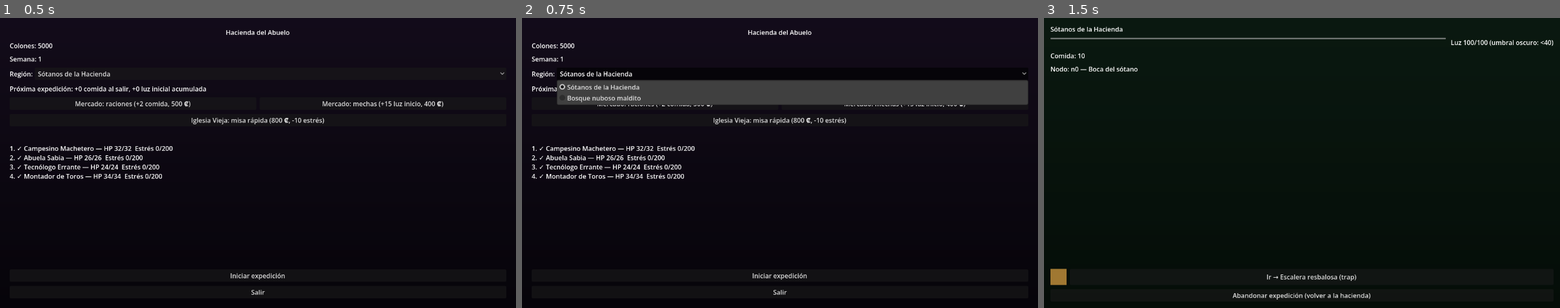
Above: before the commit, frames 1-3 (left to right).
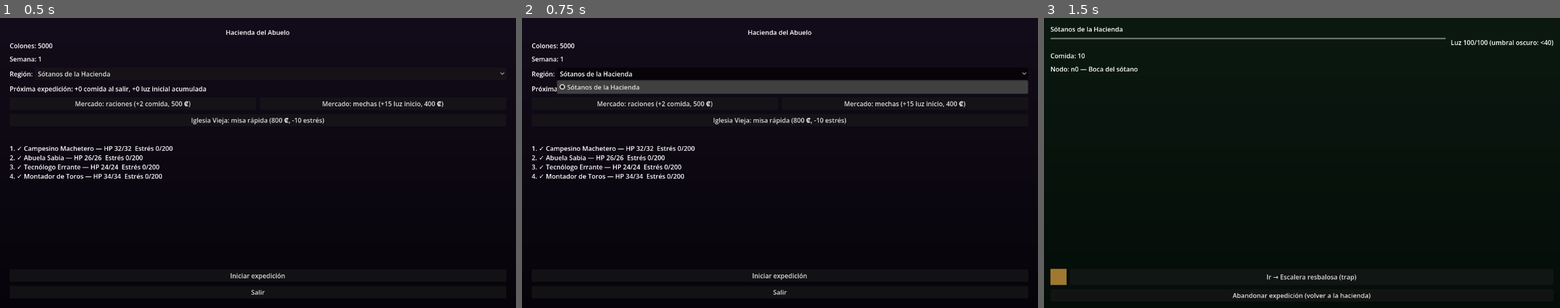
Above: after the commit, the same moments.

Repository: betexcr/darkest-tico
Game: Godot game, scene res://scenes/bootstrap/main.tscn
Same seed, same stepped clock (60 frames per second), same inputs: the game is played once before the commit and once after it.
Inputs:
- Up to frame 1 (0.5 s): no input
- Up to frame 2 (0.75 s): click "Sótanos de la Hacienda" at 0.5 s
- Up to frame 3 (1.5 s): click "Iniciar expedición" at 1.25 s

Frame 1 is identical in both runs. In frame 2, 3.4% of the frame differs, in the area x 6-99%, y 26-30%; in frame 3, nothing differs.

Commit message:
P2-07, P2-04, P4-03a: hide Bosque, approved Sótanos roster, local art generator
- Bosque deferred to Alpha: hub picker reads GameState.PLAYABLE_REGIONS;
  saves pointing at Bosque fall back to Sótanos
- docs/05 §2.6: owner-approved Sótanos enemy roster with data ids
- tools/sd_local.py + tools/art_manifest.json: batch art generation with
  diffusers (CPU ok), one style source shared with sd_export.py
- validate_data.py checks the art manifest

Co-Authored-By: Claude Opus 5.5 <noreply@anthropic.com>
Claude-Session: https://claude.ai/code/session_01Cq1nngxamBaEXzwsTjzGY7

Diff:
--- a/scripts/autoload/game_state.gd
+++ b/scripts/autoload/game_state.gd
@@ -20,6 +20,12 @@
 
 const DEFAULT_REGION_PATH := "res://data/regions/sotanos.json"
 const BOSQUE_REGION_PATH := "res://data/regions/bosque.json"
+
+## Regions offered in the hub picker. Bosque is built but deferred to the Alpha phase (owner decision 2026-11-06).
+## To re-enable it, add {"path": BOSQUE_REGION_PATH, "name": "Bosque nuboso maldito"}.
+const PLAYABLE_REGIONS := [
+	{"path": DEFAULT_REGION_PATH, "name": "Sótanos de la Hacienda"},
+]
 
 
 
@@ -541,6 +547,13 @@
 
 
 
+func is_region_playable(path: String) -> bool:
+	for r in PLAYABLE_REGIONS:
+		if str(r["path"]) == path:
+			return true
+	return false
+
+
 func apply_save_data(data: Dictionary) -> void:
 
 	colones = int(data.get("colones", colones))
@@ -549,6 +562,10 @@
 
 	selected_mission_region_path = str(data.get("selected_mission_region_path", DEFAULT_REGION_PATH))
 
+	if not is_region_playable(selected_mission_region_path):
+
+		selected_mission_region_path = DEFAULT_REGION_PATH
+
 	hub_pending_food = int(data.get("hub_pending_food", 0))
 
 	hub_pending_light_bonus = int(data.get("hub_pending_light_bonus", 0))
--- a/scripts/hacienda/hacienda_hub.gd
+++ b/scripts/hacienda/hacienda_hub.gd
@@ -14,8 +14,8 @@
 func _ready() -> void:
 	_try_optional_hub_ambient()
 	_region_option.clear()
-	_region_option.add_item("Sótanos de la Hacienda")
-	_region_option.add_item("Bosque nuboso maldito")
+	for r in GameState.PLAYABLE_REGIONS:
+		_region_option.add_item(str(r["name"]))
 	_region_option.item_selected.connect(_on_region_selected)
 	$VBox/BtnStart.pressed.connect(_on_start_pressed)
 	$VBox/BtnQuit.pressed.connect(_on_quit_pressed)
@@ -29,15 +29,16 @@
 
 func _sync_region_option_from_state() -> void:
 	var p: String = GameState.selected_mission_region_path
-	if p == GameState.BOSQUE_REGION_PATH:
-		_region_option.select(1)
-	else:
-		_region_option.select(0)
+	for i in GameState.PLAYABLE_REGIONS.size():
+		if str(GameState.PLAYABLE_REGIONS[i]["path"]) == p:
+			_region_option.select(i)
+			return
+	_region_option.select(0)
 
 
 func _on_region_selected(idx: int) -> void:
-	if idx == 1:
-		GameState.selected_mission_region_path = GameState.BOSQUE_REGION_PATH
+	if idx >= 0 and idx < GameState.PLAYABLE_REGIONS.size():
+		GameState.selected_mission_region_path = str(GameState.PLAYABLE_REGIONS[idx]["path"])
 	else:
 		GameState.selected_mission_region_path = GameState.DEFAULT_REGION_PATH
 	_hub_status.text = ""
--- /dev/null
+++ b/tools/art_manifest.json
@@ -0,0 +1,79 @@
+{
+  "_doc": "Single source of truth for generated art. Used by tools/sd_local.py (diffusers, no server) and mirrors the style used by tools/sd_export.py (A1111 API). Edit a subject or seed, then regenerate that id with --only.",
+  "model": "Lykon/dreamshaper-8",
+  "sampler": "DPM++ 2M Karras",
+  "steps": 25,
+  "cfg_scale": 7.0,
+  "prompt_template": "dark fantasy painting, {subject}, {style}",
+  "style_suffix": "dark gothic oil painting, folk horror, dramatic candlelight, deep black shadows, muted earthy colors, painterly brushstrokes, game art",
+  "negative_prompt": "photograph, portrait photography, white background, sketch, pen drawing, lineart, signature, watermark, text, logo, photo, photorealistic, 3d render, anime, cartoon, blurry, lowres, deformed face, extra limbs, extra fingers, frame, border",
+  "assets": [
+    {"id": "portrait_campesino", "out": "assets/portraits/campesino.png", "size": [512, 512], "seed": 1101,
+     "subject": "portrait of a weathered Costa Rican farm worker, machete resting on his shoulder, straw hat, sweat-stained work shirt, determined face, lantern light, dark background"},
+    {"id": "portrait_montador", "out": "assets/portraits/montador.png", "size": [512, 512], "seed": 1102,
+     "subject": "portrait of a fearless Costa Rican bull rider, cowboy hat, coiled rope in hand, bruised cheek, dusty denim shirt, lantern light, dark background"},
+    {"id": "portrait_abuela", "out": "assets/portraits/abuela.png", "size": [512, 512], "seed": 1103,
+     "subject": "portrait of a wise elderly grandmother healer, knitted shawl, holding a clay bowl of steaming soup with herbs, kind but stern eyes, candle light, dark background"},
+    {"id": "portrait_tecnologo", "out": "assets/portraits/tecnologo.png", "size": [512, 512], "seed": 1104,
+     "subject": "portrait of a young wandering tinkerer, brass goggles on forehead, homemade drone parts and cables on his shoulders, patched jacket, curious face, lantern light, dark background"},
+    {"id": "portrait_guachiman", "out": "assets/portraits/guachiman.png", "size": [512, 512], "seed": 1105,
+     "subject": "portrait of an old retired night watchman, faded security guard uniform and cap, flashlight and whistle, grey mustache, tired vigilant eyes, lantern light, dark background"},
+    {"id": "portrait_medica_josefina", "out": "assets/portraits/medica_josefina.png", "size": [512, 512], "seed": 1106,
+     "subject": "portrait of a stern middle-aged rural doctor woman, worn white coat, stethoscope around her neck, leather medical bag, hair in a tight bun, composed expression, lantern light, dark background"},
+    {"id": "portrait_curandero", "out": "assets/portraits/curandero.png", "size": [512, 512], "seed": 1107,
+     "subject": "portrait of a dignified elderly folk healer, wide-brimmed straw hat, bundle of dried herbs releasing smoke, calm wise face, candle light, dark background"},
+    {"id": "portrait_exorcista", "out": "assets/portraits/exorcista.png", "size": [512, 512], "seed": 1108,
+     "subject": "portrait of a neighborhood exorcist, worn long black coat, wooden rosary and a glass bottle of holy water, nervous but brave expression, candle light, dark background"},
+
+    {"id": "enemy_espanto", "out": "assets/enemies/espanto.png", "size": [512, 512], "seed": 2101,
+     "subject": "gaunt pale ghost in tattered old-fashioned clothes emerging from a stone cellar wall, hollow glowing eyes, reaching hands, creature, dark background"},
+    {"id": "enemy_sombra_cuadrilla", "out": "assets/enemies/sombra_cuadrilla.png", "size": [512, 512], "seed": 2102,
+     "subject": "shadow silhouette of a cursed farm laborer made of smoke and darkness, holding a rusted hoe, glowing ember eyes, creature, dark background"},
+    {"id": "enemy_peon_penado", "out": "assets/enemies/peon_penado.png", "size": [512, 512], "seed": 2103,
+     "subject": "hulking undead hacienda laborer in rotten rags wrapped in rusty chains, heavy sack on his back, grim grey face, creature, dark background"},
+    {"id": "enemy_mandador_en_pena", "out": "assets/enemies/mandador_en_pena.png", "size": [512, 512], "seed": 2104,
+     "subject": "ghost of a cruel plantation overseer, long dark coat, whip in one hand and a ledger book in the other, pale glowing skin, sneering, creature, dark background"},
+    {"id": "enemy_rata_de_troje", "out": "assets/enemies/rata_de_troje.png", "size": [512, 512], "seed": 2105,
+     "subject": "two monstrous diseased rats in a grain barn, matted fur, red eyes, bloody yellow teeth, creatures, dark background"},
+    {"id": "enemy_murcielago_bodega", "out": "assets/enemies/murcielago_bodega.png", "size": [512, 512], "seed": 2106,
+     "subject": "huge cave bat with tattered leathery wings spread wide, glowing eyes, fangs, diving out of darkness, creature, dark background"},
+    {"id": "enemy_monaguillo_porton", "out": "assets/enemies/monaguillo_porton.png", "size": [512, 512], "seed": 2107,
+     "subject": "cult acolyte in a dark red hooded robe holding a candle and a smoking censer, chanting, eerie blank white eyes, creature, dark background"},
+    {"id": "enemy_vigia_porton", "out": "assets/enemies/vigia_porton.png", "size": [512, 512], "seed": 2108,
+     "subject": "hooded cult scout crouching with a lantern and a brass spyglass, red sash, sinister grin, dark background"},
+    {"id": "enemy_susurro_aljibe", "out": "assets/enemies/susurro_aljibe.png", "size": [512, 512], "seed": 2109,
+     "subject": "translucent whispering spirit rising from an old stone water cistern, long dripping hair covering the face, mouth open, ghost, dark background"},
+    {"id": "enemy_duende_sotano", "out": "assets/enemies/duende_sotano.png", "size": [512, 512], "seed": 2110,
+     "subject": "small mischievous gnome-like duende with an oversized pointed hat, clutching stolen gold coins, grinning in the shadows, creature, dark background"},
+    {"id": "enemy_sirviente_ahogado", "out": "assets/enemies/sirviente_ahogado.png", "size": [512, 512], "seed": 2111,
+     "subject": "drowned servant zombie in a waterlogged old butler uniform, bloated pale skin, water dripping, empty eyes, creature, dark background"},
+    {"id": "enemy_cadejo_negro", "out": "assets/enemies/cadejo_negro.png", "size": [512, 512], "seed": 2112,
+     "subject": "enormous shaggy black dog with glowing red eyes dragging broken chains, menacing stance, folklore beast, creature, dark background"},
+    {"id": "enemy_mayordomo_hundido", "out": "assets/enemies/mayordomo_hundido.png", "size": [512, 512], "seed": 2113,
+     "subject": "towering drowned butler, ornate rotting tailcoat, tarnished silver tray, unnaturally long fingers, seaweed and dripping water, commanding sinister presence, boss creature, dark background"},
+    {"id": "enemy_nuboso_spectre", "out": "assets/enemies/nuboso_spectre.png", "size": [512, 512], "seed": 2114,
+     "subject": "mist specter of the cloud forest made of fog and hanging moss, long thin arms, faint glowing face, ghost, dark background"},
+    {"id": "enemy_segua_boss", "out": "assets/enemies/segua_boss.png", "size": [512, 512], "seed": 2115,
+     "subject": "folklore horror figure with a horse skull for a head, long black hair, flowing pale dress, standing in a misty forest, boss creature, dark background"},
+
+    {"id": "node_safe", "out": "assets/map_nodes/safe.png", "size": [512, 512], "out_size": [128, 128], "seed": 3101,
+     "subject": "game icon of a small glowing oil lantern, simple bold shape, dark background"},
+    {"id": "node_trap", "out": "assets/map_nodes/trap.png", "size": [512, 512], "out_size": [128, 128], "seed": 3102,
+     "subject": "game icon of a rusty iron bear trap, simple bold shape, dark background"},
+    {"id": "node_combat", "out": "assets/map_nodes/combat.png", "size": [512, 512], "out_size": [128, 128], "seed": 3103,
+     "subject": "game icon of a crossed machete and old sword, simple bold shape, dark background"},
+    {"id": "node_curio", "out": "assets/map_nodes/curio.png", "size": [512, 512], "out_size": [128, 128], "seed": 3104,
+     "subject": "game icon of a small old wooden chest with a glowing keyhole, simple bold shape, dark background"},
+    {"id": "node_camp", "out": "assets/map_nodes/camp.png", "size": [512, 512], "out_size": [128, 128], "seed": 3105,
+     "subject": "game icon of a small campfire with a cooking pot, simple bold shape, dark background"},
+    {"id": "node_objective", "out": "assets/map_nodes/objective.png", "size": [512, 512], "out_size": [128, 128], "seed": 3106,
+     "subject": "game icon of a glowing red corrupted eye sigil, simple bold shape, dark background"},
+
+    {"id": "bg_hub", "out": "assets/ui_bg/hub_bg.png", "size": [904, 512], "out_size": [1280, 720], "seed": 4101,
+     "subject": "wide view of a decaying old Costa Rican hacienda at night, adobe walls and clay tile roof, coffee plantation hills behind, warm lanterns in windows, fog, ominous sky, environment, no people"},
+    {"id": "bg_expedition", "out": "assets/ui_bg/expedition_bg.png", "size": [904, 512], "out_size": [1280, 720], "seed": 4102,
+     "subject": "wide view of dark collapsed cellar tunnels beneath a hacienda, crumbling stone arches, tree roots through the ceiling, distant torchlight, fog, environment, no people"},
+    {"id": "bg_combat", "out": "assets/ui_bg/combat_bg.png", "size": [904, 512], "out_size": [1280, 720], "seed": 4103,
+     "subject": "wide view of an underground stone cellar chamber, empty floor, crumbling arches, puddles reflecting candle light, broken wine barrels, environment, no people"}
+  ]
+}
Not shown, changed: .cursor/rules/stable-diffusion-assets.mdc
Not shown, changed: docs/05-regions-enemies-bosses.md
Not shown, changed: docs/11-stable-diffusion-pipeline.md
Not shown, changed: docs/12-phase-plan.md
